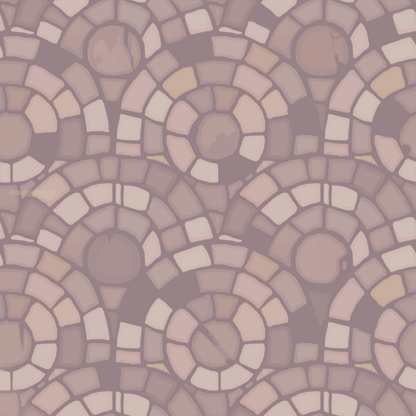
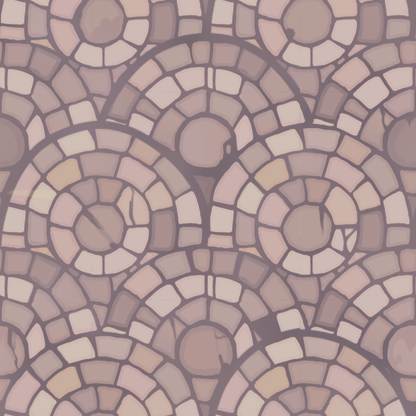
Layer changes from the first (416, 416) image to the second:
added layer "Calque 10 copie 2" (lighter color, 30%) in group "Groupe 10" over 0, 0, 416, 416
removed layer "Calque 10" (was lighter color, 61%) over 0, 0, 416, 416
painted on "Calque 9" over 0, 0, 416, 416
painted on "Calque 8" over 0, 0, 416, 416
removed layer "Groupe 9 copie 4" over 0, 0, 416, 416
